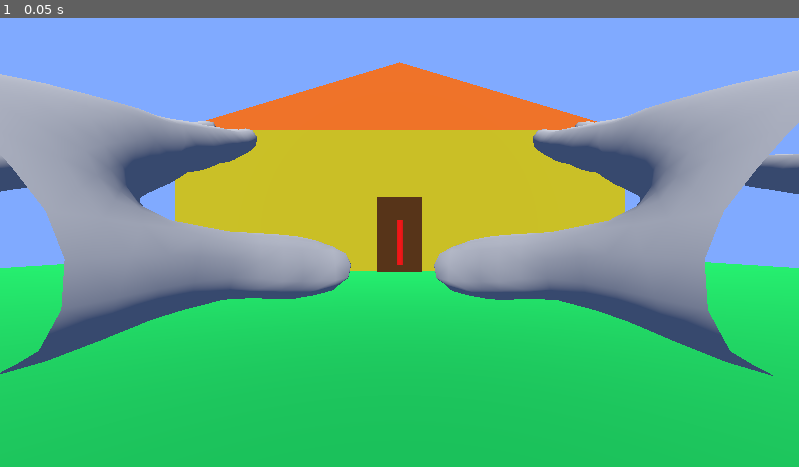
Above: before the commit, frame 1.
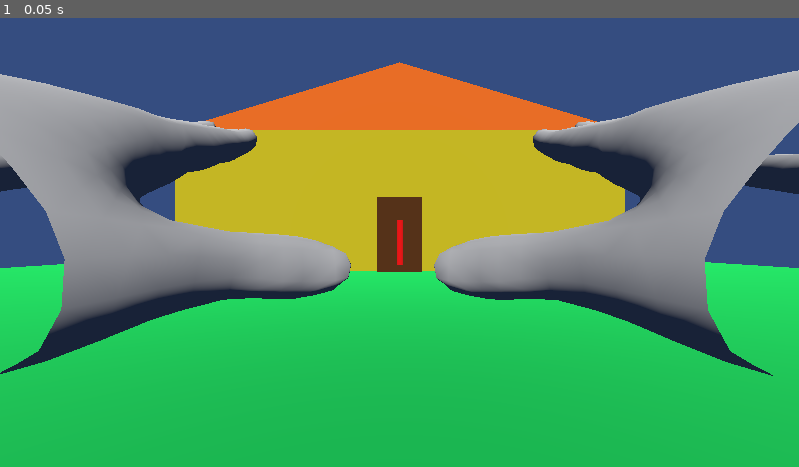
Above: after the commit, the same moment.

Repository: aleksanderopas/Godot4-WebXR-VR-Environment
Game: Godot game, scene res://main.tscn
Same seed, same stepped clock (60 frames per second), same inputs: the game is played once before the commit and once after it.
Inputs:
- Up to frame 1 (0.05 s): no input

The runs differ from the first frame. In frame 1, 34% of the frame differs, in the area x 0-100%, y 0-80%.

Commit message:
Lepszy TP

Diff:
--- a/project_files/main.tscn
+++ b/project_files/main.tscn
@@ -91,7 +91,7 @@
 
 [sub_resource type="Environment" id="Environment_1bvp3"]
 background_mode = 1
-background_color = Color(0.182289, 0.242242, 0.370582, 1)
+background_color = Color(0.0759046, 0.109691, 0.182157, 1)
 background_energy_multiplier = 2.75
 ambient_light_color = Color(0.895678, 0.774288, 0.743822, 1)
 
Not shown, changed: docs/index.pck
